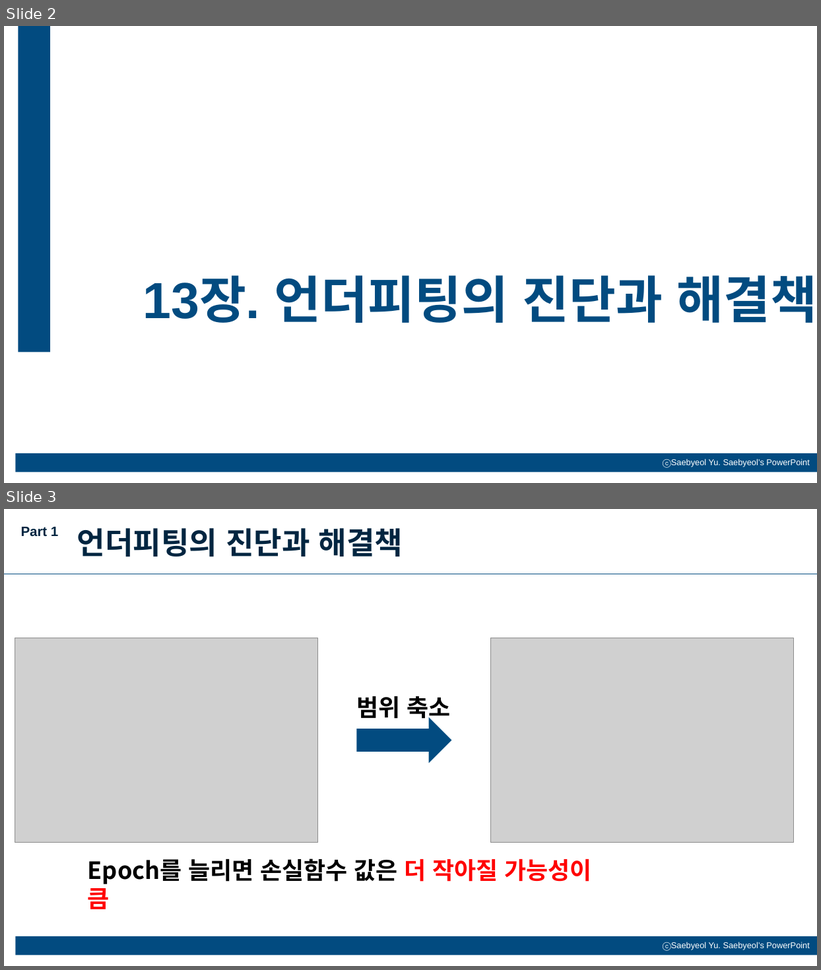
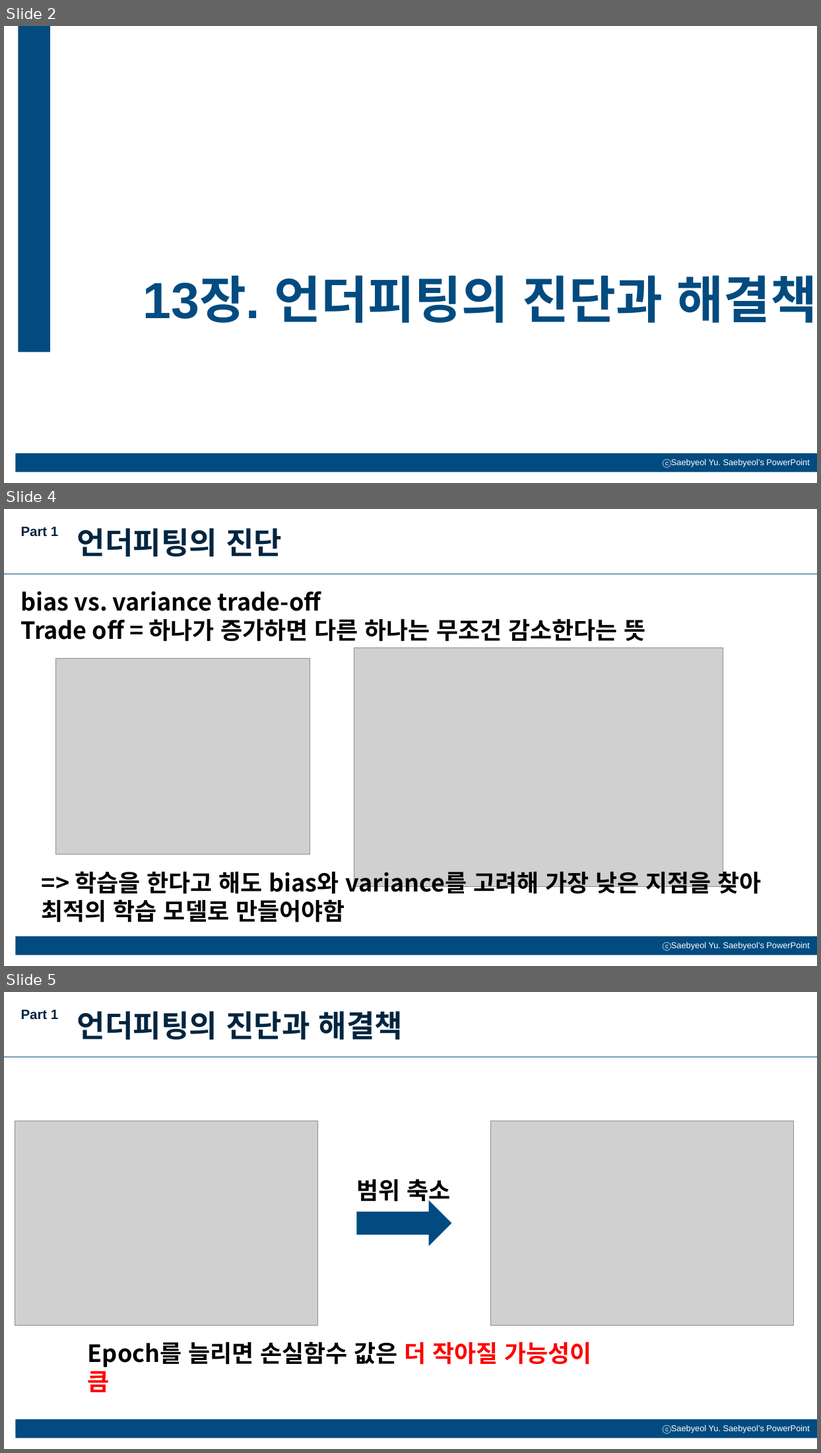
Before and after one commit to Group-Kuda/Book_Review, a slide deck: 딥러닝을 위한 최적화와 수치해석/발표자료 모음/2022_05_09_13장_언더피팅의_진단과_해결책.pptx. Shown one above the other, each under a label of ours: slides 2 and 3 before the commit, slides 2, 4 and 5 after it; the slides between them are not shown. The pictures are 821x970 and 821x1453 pixels, drawn with LibreOffice and Linux fonts; fonts in the diff are those of the drawing; grey boxes stand for pictures. Boxes give left, top, right and bottom in pixels: in the first picture for what was removed or moved away, otherwise in the second. Text is boxed around its words. In the diff, an @@ line names an element or a change of style, - is before the commit and + after.

```diff
--- a/딥러닝을 위한 최적화와 수치해석/발표자료 모음/2022_05_09_13장_언더피팅의_진단과_해결책.pptx
+++ b/딥러닝을 위한 최적화와 수치해석/발표자료 모음/2022_05_09_13장_언더피팅의_진단과_해결책.pptx
@@ slide 4 added at (x1=4, y1=509, x2=817, y2=966), background #FFFFFF; not listed: 2 template elements that a slide beside it also shows @@
@@ text added at (x1=21, y1=527, x2=58, y2=537), 16 pt, text #012540, bold @@
+Part 1
@@ text added at (x1=77, y1=528, x2=282, y2=557), 36 pt, text #012540, bold @@
+언더피팅의 진단
@@ line added from (4, 574) to (817, 574), #024B80 0.5 pt @@
@@ text added at (x1=20, y1=591, x2=646, y2=642), 28 pt, text #000000, bold @@
+bias vs. variance trade-off
+Trade off = 하나가 증가하면 다른 하나는 무조건 감소한다는 뜻
@@ picture added at (x1=56, y1=658, x2=310, y2=855) @@
@@ picture added at (x1=354, y1=648, x2=723, y2=887) @@
@@ text added at (x1=42, y1=868, x2=761, y2=923), 28 pt, text #000000, bold @@
+=> 학습을 한다고 해도 bias와 variance를 고려해 가장 낮은 지점을 찾아 최적의 학습 모델로 만들어야함
@@ what was slide 3 is now slide 5 @@
```
Also in this commit, not shown: 1 other slide added.
